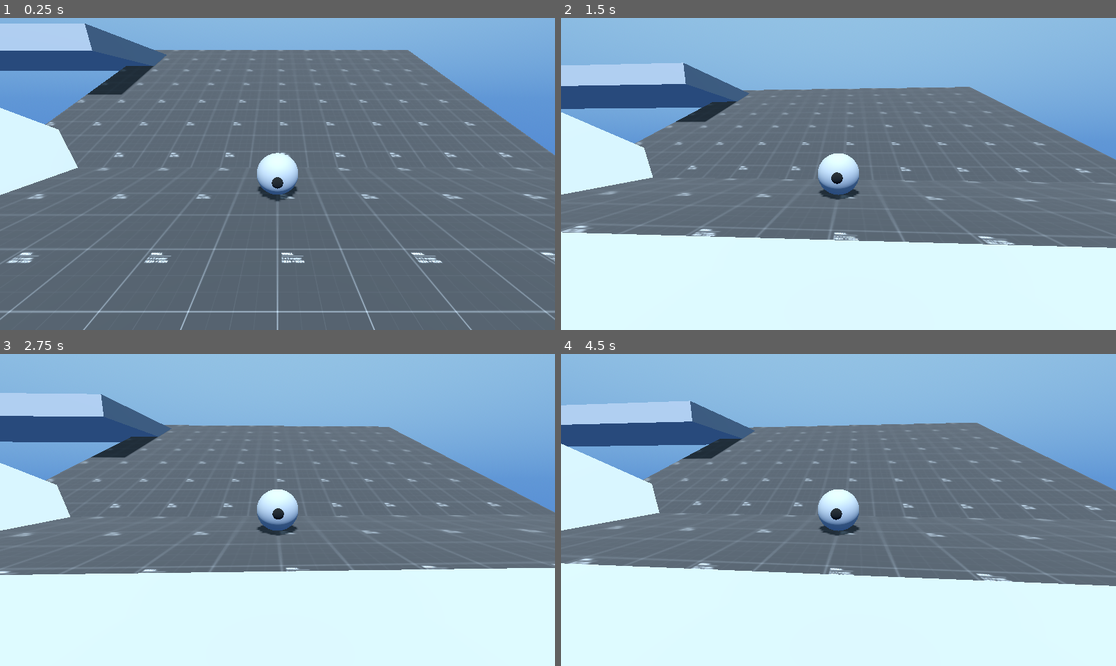
Above: before the commit, frames 1-4 (two rows, left to right).
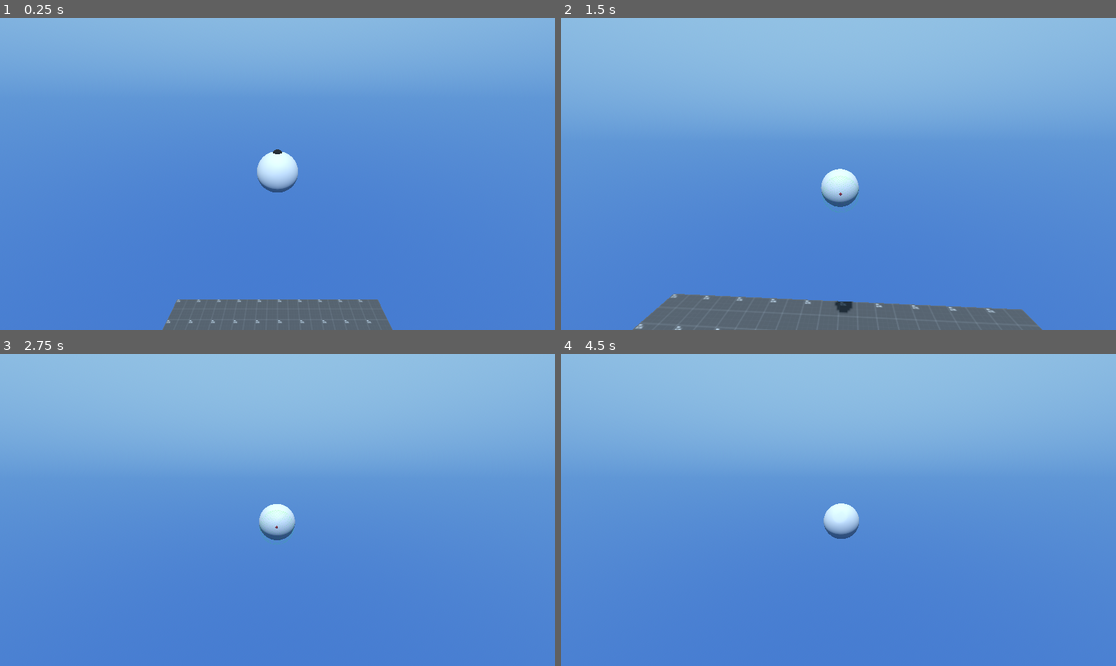
Above: after the commit, the same moments.

Repository: SlyZ1/Physics-Based-Bodies
Game: Godot game, scene res://scene/simple_squishy.tscn
Two runs of this game, one before a commit and one after it. Both use one fixed random seed, a clock stepped at 60 frames per second and the inputs below.
Inputs (mouse positions are in pixels of both pictures, inside the frame that each line leads up to):
- Up to frame 1 (0.25 s): no input
- Up to frame 2 (1.5 s): move the mouse to (866, 174) at 0.52 s; hold W (forward) from 0.53 s (still down); tap G (gizmos) at 0.6 s; tap Space (jump) at 0.77 s; move the mouse to (810, 174) at 1.27 s; tap Shift (shift) at 1.35 s
- Up to frame 3 (2.75 s): keep holding W (forward); tap Space (jump) at 1.52 s; move the mouse to (288, 503) at 2.02 s; hold Z from 2.03 s (still down)
- Up to frame 4 (4.5 s): keep holding W (forward); tap Enter at 2.75, 4.25 s; move the mouse to (832, 516) at 2.77 s; release Z at 2.78 s; tap Q at 2.85 s; tap Space (jump) at 3.02, 3.5, 3.77 s; move the mouse to (877, 513) at 3.52 s; tap G (gizmos) at 3.6 s; move the mouse to (794, 506) at 4.27 s; tap Shift (shift) at 4.35 s

The runs differ from the first frame. In frame 1, 81% of the frame differs, in the area x 0-100%, y 1-100%; in frame 2, 75%; in frame 3, 74%; in frame 4, 75%.
Error before the commit: Parse Error: Too few arguments for "_collide()" call. Expected at least 2 but received 1. (res://scripts/cpu/squish_body/simple_squishy.gd:338)

Commit message:
Fixed the collision to match the latest changes

Diff:
--- a/squishy-game/scene/simple_squishy.tscn
+++ b/squishy-game/scene/simple_squishy.tscn
@@ -45,16 +45,16 @@
 uv1_scale = Vector3(10, 10, 10)
 
 [node name="SimpleSquishy" type="Node3D"]
-transform = Transform3D(1, 0, 0, 0, 1, 0, 0, 0, 1, 0, 0.216395, 0)
-
-[node name="Ground2" type="MeshInstance3D" parent="."]
-transform = Transform3D(10, 0, 0, 0, 8.9688, -4.42273, 0, 4.42273, 8.9688, 0.0493083, 0.738142, -4.51848)
-mesh = SubResource("PlaneMesh_nkany")
-surface_material_override/0 = SubResource("StandardMaterial3D_au4dg")
+transform = Transform3D(1, 0, 0, 0, 1, 0, 0, 0, 1, 0, 17.1471, 0)
 
 [node name="DirectionalLight3D" type="DirectionalLight3D" parent="."]
 transform = Transform3D(1, 0, 0, 0, 0.538962, 0.84233, 0, -0.84233, 0.538962, 0, 0, 0)
 shadow_enabled = true
+
+[node name="OmniLight3D" type="OmniLight3D" parent="."]
+transform = Transform3D(1, 0, 0, 0, 1, 0, 0, 0, 1, -39.933, -7.75748, -13.2724)
+omni_range = 24.2788
+omni_attenuation = -0.714
 
 [node name="WorldEnvironment" type="WorldEnvironment" parent="."]
 environment = SubResource("Environment_c8ed3")
@@ -125,7 +125,22 @@
 mesh = SubResource("BoxMesh_p533i")
 
 [node name="MeshInstance3D3" type="MeshInstance3D" parent="Colliding Objects"]
-transform = Transform3D(29.2845, 0, 0, 0, 0.999999, 0, 0, 0, 7.22336, -22.7404, 4.34665, -9.24338)
+transform = Transform3D(29.2845, 0, 0, 0, 0.999999, 0, 0, 0, 7.22336, -64.6722, 7.59528, -1.31652)
+layers = 3
+mesh = SubResource("BoxMesh_p533i")
+
+[node name="MeshInstance3D4" type="MeshInstance3D" parent="Colliding Objects"]
+transform = Transform3D(42.763, 0, 0, 0, 8.90659, 0, 0, 0, 10.548, -43.7567, 12.4772, 7.32382)
+layers = 3
+mesh = SubResource("BoxMesh_p533i")
+
+[node name="MeshInstance3D6" type="MeshInstance3D" parent="Colliding Objects"]
+transform = Transform3D(42.763, 0, 0, 0, 8.90659, 0, 0, 0, 10.548, -44.4475, 17.333, 0.525723)
+layers = 3
+mesh = SubResource("BoxMesh_p533i")
+
+[node name="MeshInstance3D5" type="MeshInstance3D" parent="Colliding Objects"]
+transform = Transform3D(42.763, 0, 0, 0, 8.90659, 0, 0, 0, 10.548, -64.6722, 8.64715, -3.88876)
 layers = 3
 mesh = SubResource("BoxMesh_p533i")
 
--- a/squishy-game/scripts/cpu/squish_body/simple_squishy.gd
+++ b/squishy-game/scripts/cpu/squish_body/simple_squishy.gd
@@ -46,7 +46,7 @@
 var pos_center: Vector3
 var squeleton_center: Vector3
 
-var collision_dir: Vector3
+var collision_dir: Vector3 = Vector3.UP
 var anchor_vel: Vector3
 var is_colliding: bool
 var squeleton: Array[Node3D] = []
@@ -266,6 +266,7 @@
 func _collide(dt: float, old_pos: PackedVector3Array) -> void:
 	var inverse_transform = global_transform.inverse()
 	is_colliding = false
+	var new_collision_dir: Vector3 = Vector3.ZERO
 
 	for i in range(N):
 		# 1. Use the actual old position saved from before integration
@@ -281,7 +282,6 @@
 
 		# 3. Test segment against every triangle in the world
 		for tri in collision_triangles:
-			# Pass global_start as the ray origin
 			var hit_pos = _ray_intersects_triangle(global_start, ray_vector, tri)
 			if hit_pos != null:
 				var dist = global_start.distance_squared_to(hit_pos)
@@ -300,9 +300,34 @@
 			var hit_local_normal: Vector3 = (global_transform.basis.transposed() * best_hit_normal).normalized()
 
 			# Project the vertex to the surface + a tiny offset
-			pos[i] = hit_local_pos + (hit_local_normal * 0.001)
-
-			loc_vel[i] -= hit_local_normal.normalized() * hit_local_normal.normalized().dot(loc_vel[i])
+			pos[i] = hit_local_pos + (hit_local_normal * 1e-2)
+
+			# Accumulate collision direction
+			var test = (squeleton_center - anchor_point_arr[i]).normalized()
+			new_collision_dir += test
+
+			# Bounce local velocity using the custom energy_abs formula
+			var normal_velocity: float = hit_local_normal.dot(loc_vel[i])
+			if normal_velocity < 0: # Only bounce if moving INTO the surface
+				loc_vel[i] -= (2 - energy_abs) * hit_local_normal * normal_velocity
+
+			# Calculate internal spring compression to push back global velocity
+			var anchor_offset: Vector3 = anchor_point_arr[i] - pos[i]
+			var anchor_spring: Vector3 = k/m * anchor_offset
+
+			var normal: Vector3 = (pos[i] - pos_center)
+			var dist_to_center: float = normal.length()
+			if dist_to_center > 1e-6: normal /= dist_to_center
+			var center_spring: Vector3 = k/m * normal * (radius - dist_to_center)
+
+			# Apply the global velocity pushback using the global normal
+			var dot_prod: float = hit_local_normal.dot(anchor_spring + center_spring)
+			glob_vel -= best_hit_normal * min(dot_prod, 0) * (1 + 1.5 * (1 - energy_abs)) * dt / N
+
+	# Set the combined collision direction if we hit anything this frame
+	#if is_colliding:
+		#collision_dir = new_collision_dir.normalized()
+
 
 func _recenter(dt: float, old_pos_center) -> void:
 	pos_center = MeshUtils.get_center(pos)
@@ -335,7 +360,7 @@
 	_integrate(dt)
 	var old_center: Vector3 = MeshUtils.get_center(pos)
 	squeleton_center = MeshUtils.get_center(anchor_point_arr)
-	_collide(dt)
+	_collide(dt, old_pos)
 	_recenter(dt, old_center)
 	old_pos = pos.duplicate()
 
@@ -348,7 +373,7 @@
 
 var pause = false
 func _process(dt: float) -> void:
-	#_handle_fps()
+	_handle_fps()
 	if Input.is_action_just_pressed("gizmos"):
 		center_gizmo.get_parent_node_3d().visible = !center_gizmo.get_parent_node_3d().visible
 	if Input.is_action_just_pressed("pause"): pause = !pause
